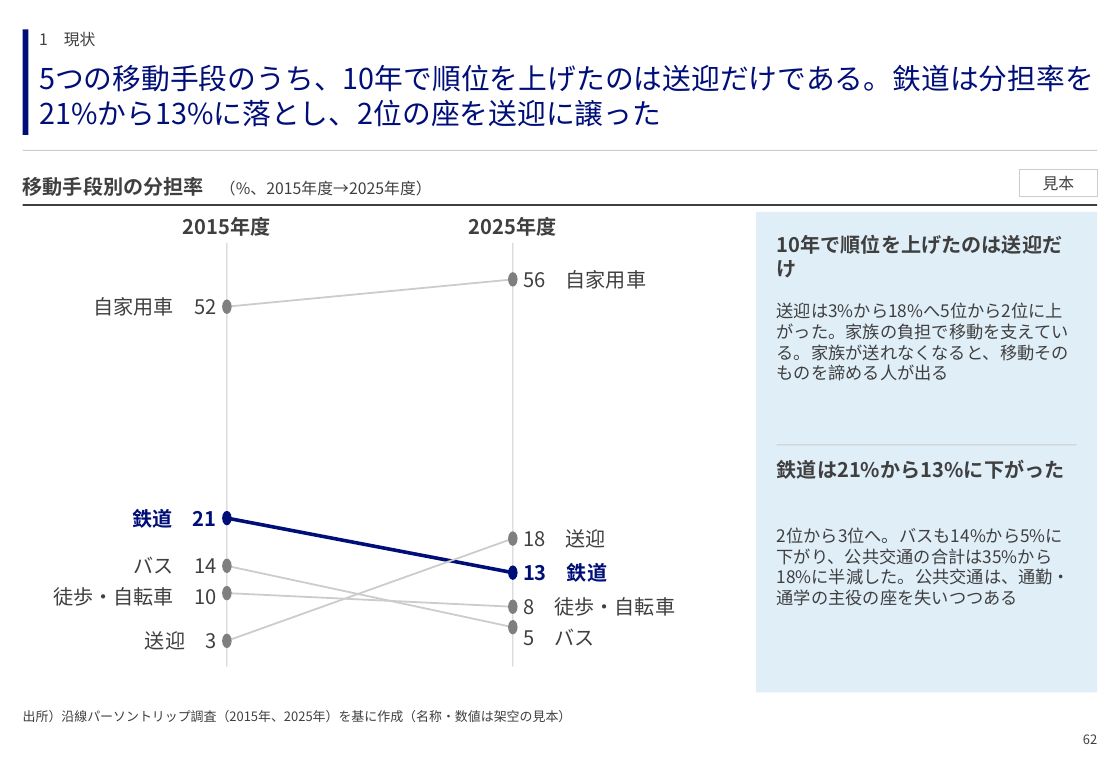
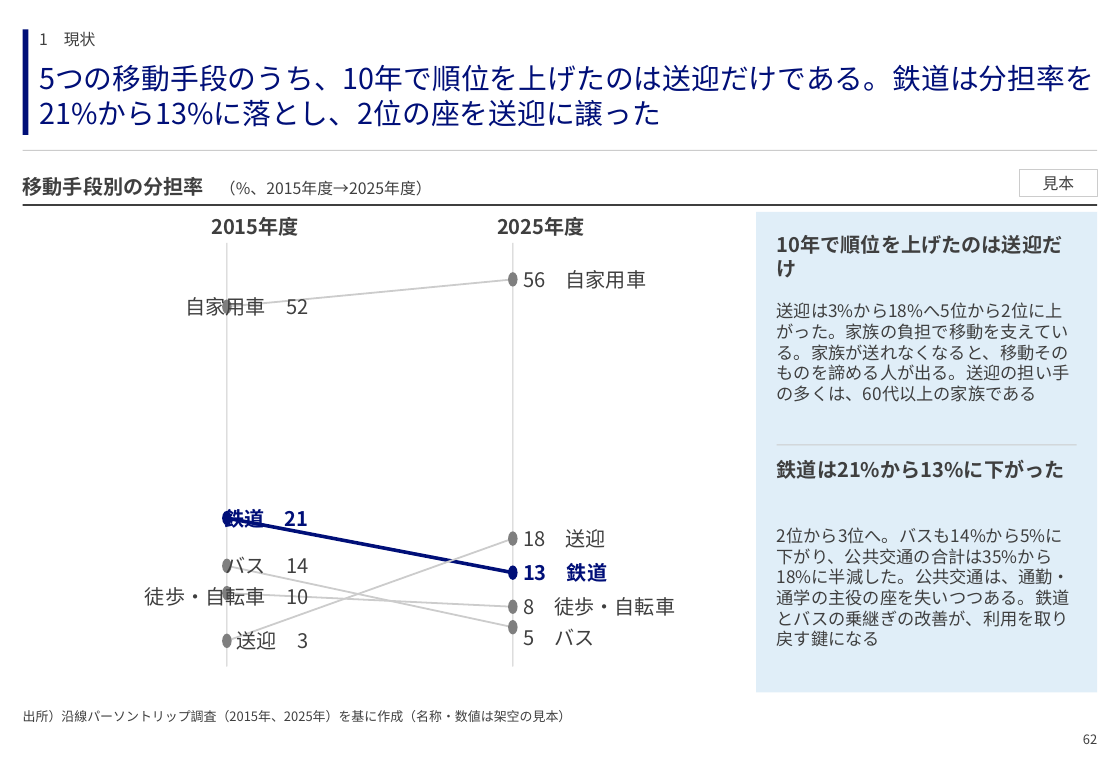
Before and after one commit to GontaHH/slide_builder, a slide deck: slide 62 of patterns/pattern-deck.pptx. Drawn at 1120x775 pixels with LibreOffice and Linux fonts; fonts in the diff are those of the drawing. Boxes give left, top, right and bottom in pixels: in the first picture for what was removed or moved away, otherwise in the second. Text is boxed around its words. In the diff, an @@ line names an element or a change of style, - is before the commit and + after.

```diff
--- a/patterns/pattern-deck.pptx
+++ b/patterns/pattern-deck.pptx
@@ text "2015年度": place and size @@
-text "2015年度" at (183,217,271,236)
+text "2015年度" at (211,217,299,236)
@@ text "2025年度": place and size @@
-text "2025年度" at (469,217,557,236)
+text "2025年度" at (497,217,585,236)
@@ text "自家用車 52": place and size @@
-text "自家用車 52" at (93,297,216,316)
+text "自家用車 52" at (185,297,308,316)
@@ text at (777,302,1070,402): text changed @@
-送迎は3%から18%へ5位から2位に上がった。家族の負担で移動を支えている。家族が送れなくなると、移動そのものを諦める人が出る
+送迎は3%から18%へ5位から2位に上がった。家族の負担で移動を支えている。家族が送れなくなると、移動そのものを諦める人が出る。送迎の担い手の多くは、60代以上の家族である
@@ text "鉄道 21" rewrapped from (132,509,217,528) to (224,505,309,532) @@
@@ text at (777,527,1070,646): text changed @@
-2位から3位へ。バスも14%から5%に下がり、公共交通の合計は35%から18%に半減した。公共交通は、通勤・通学の主役の座を失いつつある
+2位から3位へ。バスも14%から5%に下がり、公共交通の合計は35%から18%に半減した。公共交通は、通勤・通学の主役の座を失いつつある。鉄道とバスの乗継ぎの改善が、利用を取り戻す鍵になる
@@ text "バス 14" rewrapped from (134,556,216,574) to (226,556,308,580) @@
@@ text "徒歩・自転車 10": place and size @@
-text "徒歩・自転車 10" at (53,587,216,606)
+text "徒歩・自転車 10" at (145,586,308,606)
@@ text "送迎 3": place and size @@
-text "送迎 3" at (145,631,216,650)
+text "送迎 3" at (237,628,308,650)
```
Also in this commit, not shown: 40 other slides changed, 11 other files.
